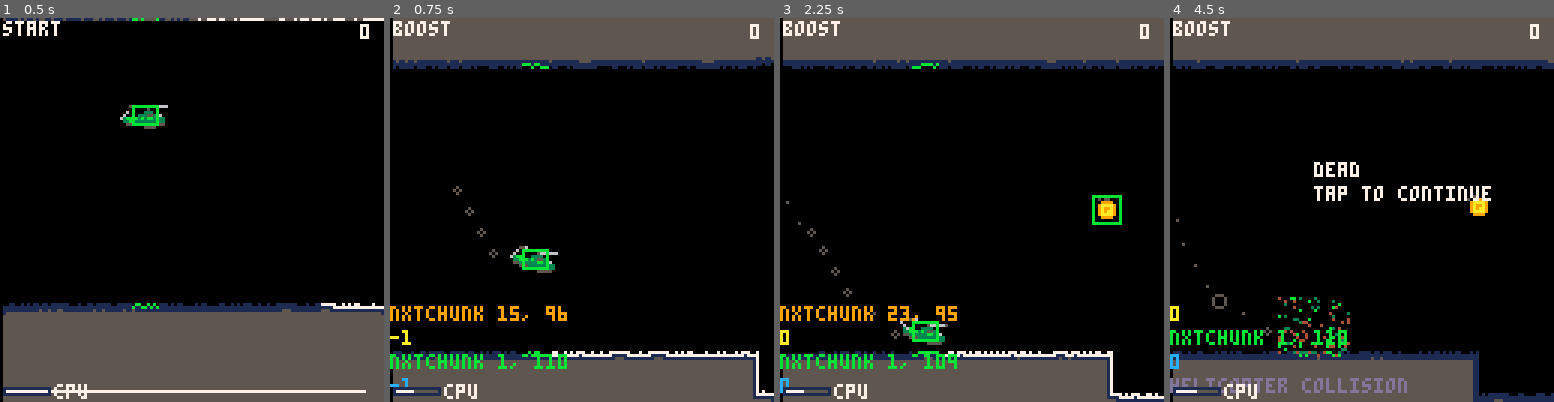
Above: before the commit, frames 1-4 (left to right).
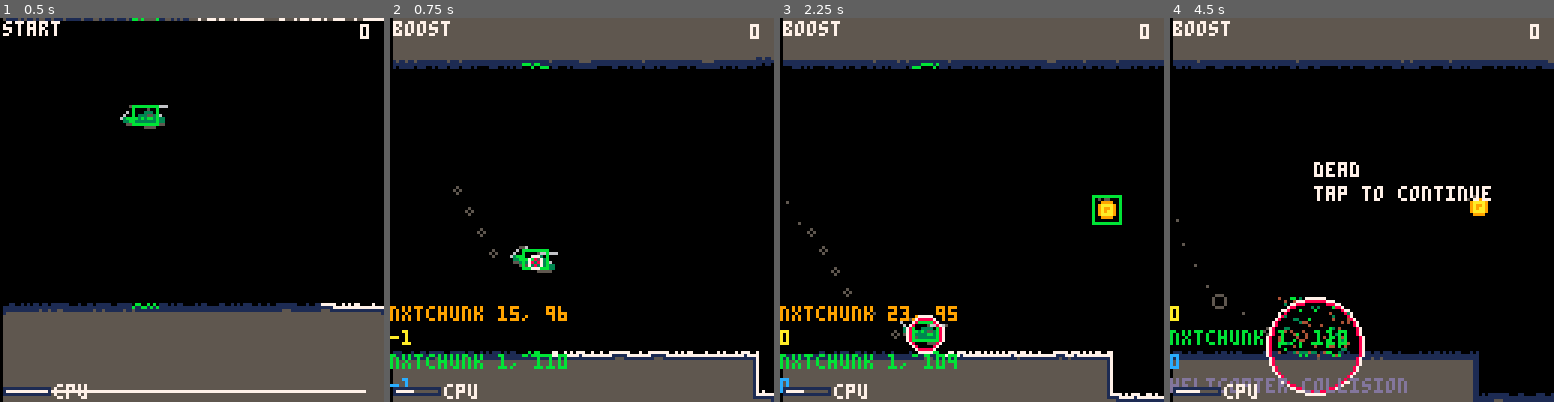
Above: after the commit, the same moments.

Repository: henrycatalinismith/nosedive
Game: PICO-8 cartridge nosedive.p8
Two runs of this game, one before a commit and one after it. Both use one fixed random seed, a clock stepped at 60 frames per second and the inputs below.
Inputs:
- Up to frame 1 (0.5 s): tap X (X key) at 0.33 s
- Up to frame 2 (0.75 s): tap O (Z key) at 0.7 s
- Up to frame 3 (2.25 s): tap X (X key) at 1.07, 1.85 s; hold Right 1.6-2.1 s; tap O (Z key) at 1.7, 2.1 s; hold Up from 2.15 s (still down)
- Up to frame 4 (4.5 s): release Up at 2.42 s; hold Right 2.47-3.03 s; tap O (Z key) every 0.4 s from 2.5 to 4.1 s; tap X (X key) at 2.97, 4.08 s; hold Left 3.08-3.58 s; hold Down 3.63-3.97 s; hold Right from 4.02 s (still down)

Frame 1 is identical in both runs. In frame 2, 0.1% of the frame differs, in the area x 35-40%, y 61-66%; in frame 3, 0.4%; in frame 4, 1.0%, in the area x 7-51%, y 72-99%.

Commit message:
boom

Diff:
--- a/nosedive.p8
+++ b/nosedive.p8
@@ -103,6 +103,10 @@
  if btn(4) and boost_engaged_frame == nil then
   boost_engaged_frame = clock_frame
   cave_vx = 2
+  add(booms, {
+   age = 0,
+   life = 24,
+  })
  end
 
  if boost_engaged_frame then
@@ -401,6 +405,13 @@
    end
   end
 
+  for b in all(booms) do
+   b.age += 1
+   if b.age > b.life then
+    del(booms, b)
+   end
+  end
+
  end
 end
 
@@ -595,6 +606,15 @@
   for i, puff in pairs(smoke) do
    circ(puff.x, puff.y, puff.radius, 5)
   end
+
+  for b in all(booms) do
+   local p = b.age / b.life
+   local r = p * 16
+   circ(helicopter_x, helicopter_y, r, 7)
+   if r >= 1 then
+    circ(helicopter_x, helicopter_y, r - 1, 8)
+   end
+  end
  end
 
  camera(0, 0)
@@ -820,6 +840,7 @@
   helicopter_collision_frame = nil
 
   smoke = {}
+  booms = {}
  elseif m == "dead" then
   update_enable(update_dead)
   update_enable(update_debris)
